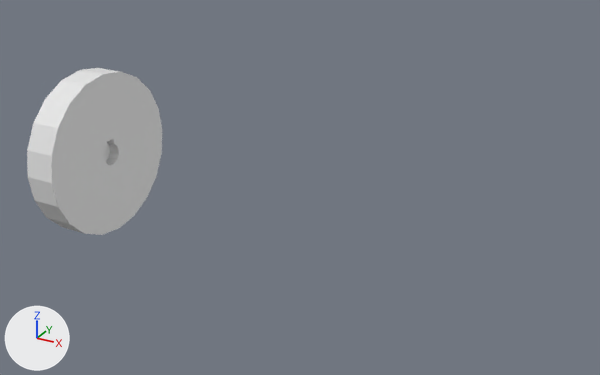
What one commit did to the COLLADA model meshes/link6.dae.
Camera for both pictures: a camera (50 mm lens) standing at (0.3618, -0.2136, 0.4105) and looking at (0.2433, 0.002, 0.3027). The lights are fixed; the arrows at lower left show +X, +Y and +Z.

Before the edit, the objects in view are built like this:
```python
me_link6 = bpy.data.meshes.new('link6')
me_link6.from_pydata(...)  # 68 vertices, 132 faces; spans x 0.1554..0.1664, y -0.03..0.03, z 0.2703..0.3303
ob_link6 = bpy.data.objects.new('link6', me_link6)
ob_link6.location = (0.0, 0.0, 0.0)
```
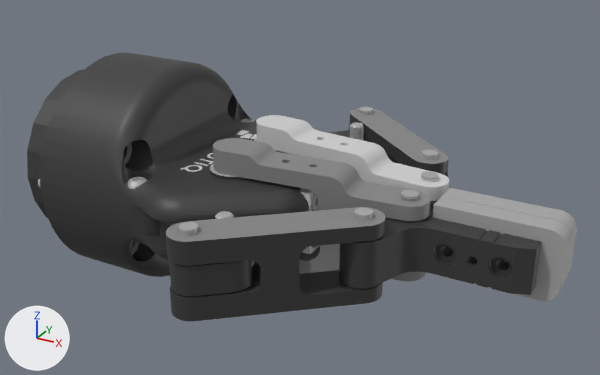
Commit message: description   : seperate gripper from link 6

Edits to the bpy script that builds the scene:
```text
Add mat_material_001:
    mat_material_001 = principled_material('Material_001')
    mat_material_001.base_color = (0.0396, 0.0396, 0.0396)  # black #383838
Change me_link6:
    remove me_link6.from_pydata(...)  # 68 vertices, 132 faces; spans x 0.1554..0.1664, y -0.03..0.03, z 0.2703..0.3303
    add me_link6.from_pydata(...)  # 26404 vertices, 52836 faces; spans x 0.1554..0.329, y -0.0617..0.0617, z 0.2624..0.3374
    me_link6 part 1: 26336 vertices added at x 0.1624..0.329, y -0.0617..0.0617, z 0.2624..0.3374
    me_link6 part 2: 132 faces spanning x 0.1554..0.1664, y -0.03..0.03, z 0.2703..0.3303 switch from no material to mat_material_001 (black #383838)
    add me_link6.materials.append(mat_material_002)  # light grey #d1d1d1
    add me_link6.materials.append(mat_material_003)  # grey #b1b1b1
    add me_link6.materials.append(mat_material_004)  # grey #b1b1b1
    add me_link6.materials.append(mat_material_005)  # grey #868686
    add me_link6.materials.append(mat_material_003_001)  # black #383838
    add me_link6.materials.append(mat_material_004_001)  # grey #b1b1b1
    add me_link6.materials.append(mat_material_003_002)  # grey #b1b1b1
    add me_link6.materials.append(mat_material_001_001)  # black #383838
    add me_link6.materials.append(mat_material_002_001)  # grey #b1b1b1
    add me_link6.materials.append(mat_material_006)  # black #383838
    add me_link6.materials.append(mat_material_004_005)  # grey #b1b1b1
    add me_link6.materials.append(mat_material_005_002)  # grey #868686
    add me_link6.materials.append(mat_material_003_006)  # black #383838
    add me_link6.materials.append(mat_material_004_004)  # grey #b1b1b1
    add me_link6.materials.append(mat_material_003_005)  # grey #b1b1b1
    add me_link6.materials.append(mat_material_001_003)  # black #383838
    add me_link6.materials.append(mat_material_002_003)  # grey #b1b1b1
```

What differs and where, as boxes [x1, y1, x2, y2] in the pictures (600 x 375 px):
'link6', reshaped (305% wider, 61% taller): before [27, 68, 162, 235]; after [27, 52, 577, 321]
part 1 of me_link6, added: after [38, 52, 577, 321]
part 2 of me_link6, recoloured (white to grey): before [27, 68, 162, 235]; after [27, 69, 85, 218]
